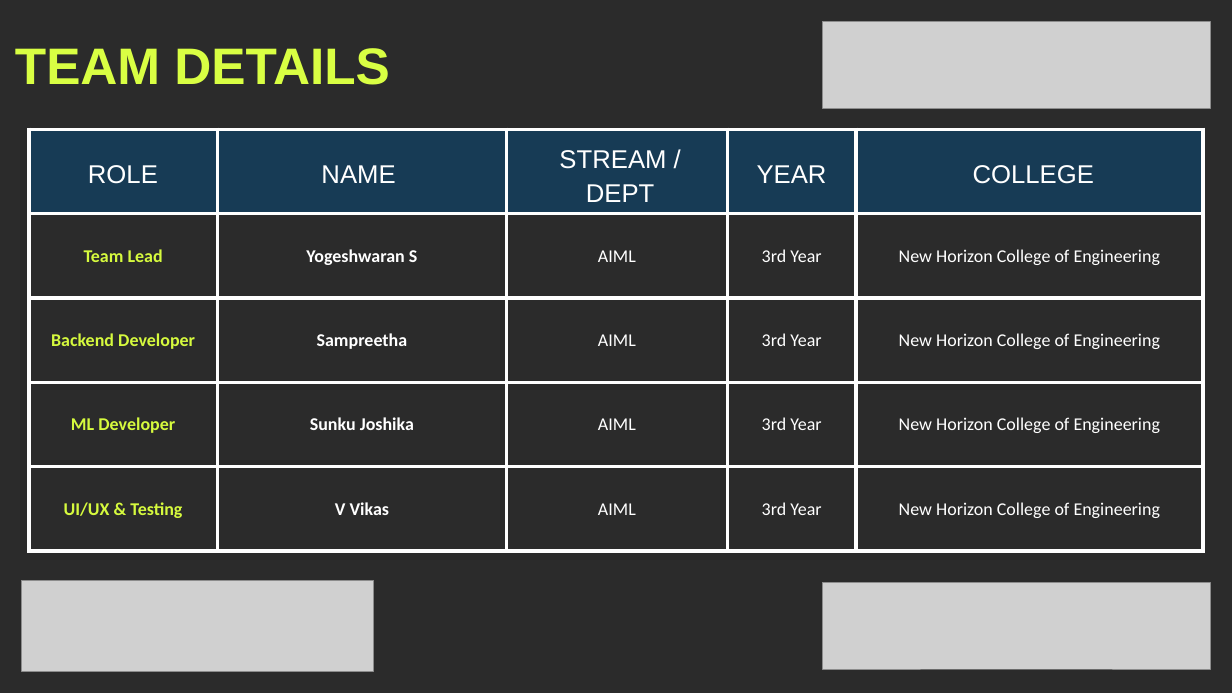
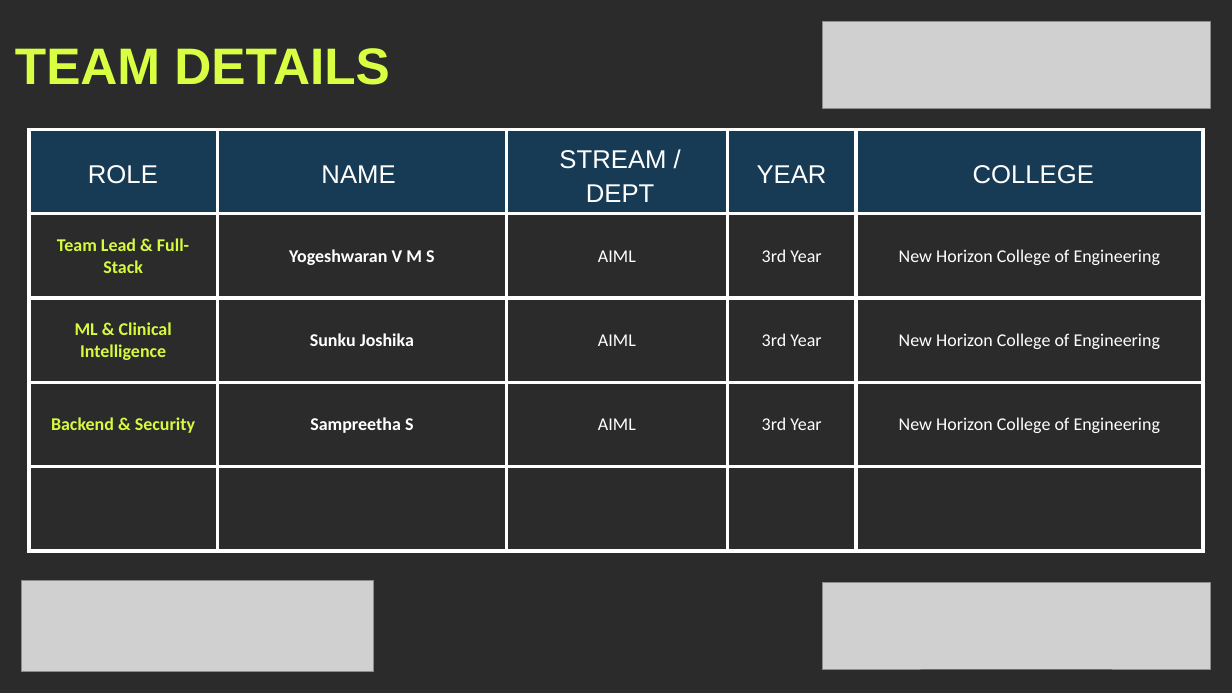
Before and after one commit to yogeshwaran2344/e-healthcare, a slide deck: slide 8 of Khacks_4.0_Proxy_Submission.pptx. Drawn at 1232x693 pixels with LibreOffice and Linux fonts; fonts in the diff are those of the drawing; grey boxes stand for pictures; background and template pictures are left out; a plain dark background stands for a picture behind light text. Boxes give left, top, right and bottom in pixels: in the first picture for what was removed or moved away, otherwise in the second. Text is boxed around its words. In the diff, an @@ line names an element or a change of style, - is before the commit and + after.

Commit message:
feat(round1): add Round 1 Idea Submission PPTX and PDF covering problem, solution, innovation, implementation, security, and team

```diff
--- a/Khacks_4.0_Proxy_Submission.pptx
+++ b/Khacks_4.0_Proxy_Submission.pptx
@@ table at box(29, 129, 1203, 551) @@
-row 2, column 1: Team Lead
+row 2, column 1: Team Lead & Full-Stack
-row 2, column 2: Yogeshwaran S
+row 2, column 2: Yogeshwaran V M S
-row 3, column 1: Backend Developer
+row 3, column 1: ML & Clinical Intelligence
-row 3, column 2: Sampreetha
+row 3, column 2: Sunku Joshika
-row 4, column 1: ML Developer
+row 4, column 1: Backend & Security
-row 4, column 2: Sunku Joshika
+row 4, column 2: Sampreetha S
-row 5: UI/UX & Testing | V Vikas | AIML | 3rd Year | New Horizon College of Engineering
+row 5:  |  |  |  | 
```
Also in this commit, not shown: 4 other files.
